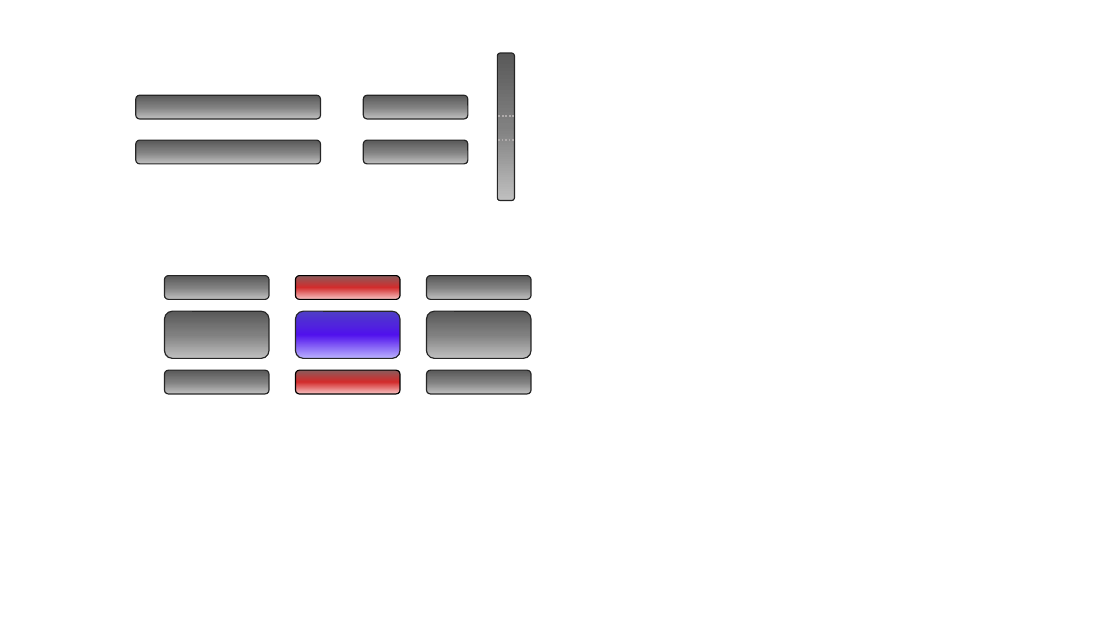
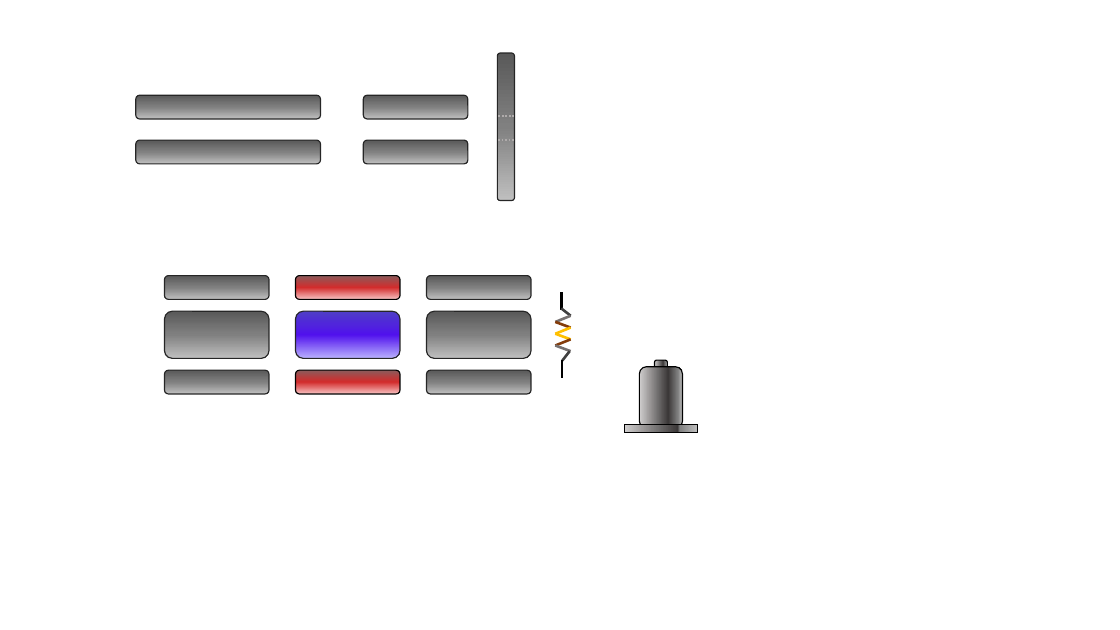
Before and after one commit to MattBrantley/DataStation, a slide deck: slide 1 of Components/img/Example Graphics.pptx. Drawn at 1120x630 pixels with LibreOffice and Linux fonts; fonts in the diff are those of the drawing. Boxes give left, top, right and bottom in pixels: in the first picture for what was removed or moved away, otherwise in the second. Text is boxed around its words. In the diff, an @@ line names an element or a change of style, - is before the commit and + after.

```diff
--- a/Components/img/Example Graphics.pptx
+++ b/Components/img/Example Graphics.pptx
@@ group added at [555, 292, 571, 378]: 10 lines @@
@@ rounded rectangle added at [639, 367, 682, 429], fill gradient #D0CECE to #3B3838 to #808080 to #BFBFBF, outline #000000 1 pt @@
@@ rounded rectangle added at [655, 360, 667, 379], fill gradient #D0CECE to #3B3838 to #808080 to #BFBFBF, outline #000000 1 pt @@
@@ rectangle added at [624, 424, 697, 432], fill gradient #D0CECE to #3B3838 to #808080 to #BFBFBF, outline #000000 1 pt @@
```
Also in this commit, not shown: 16 other files.
